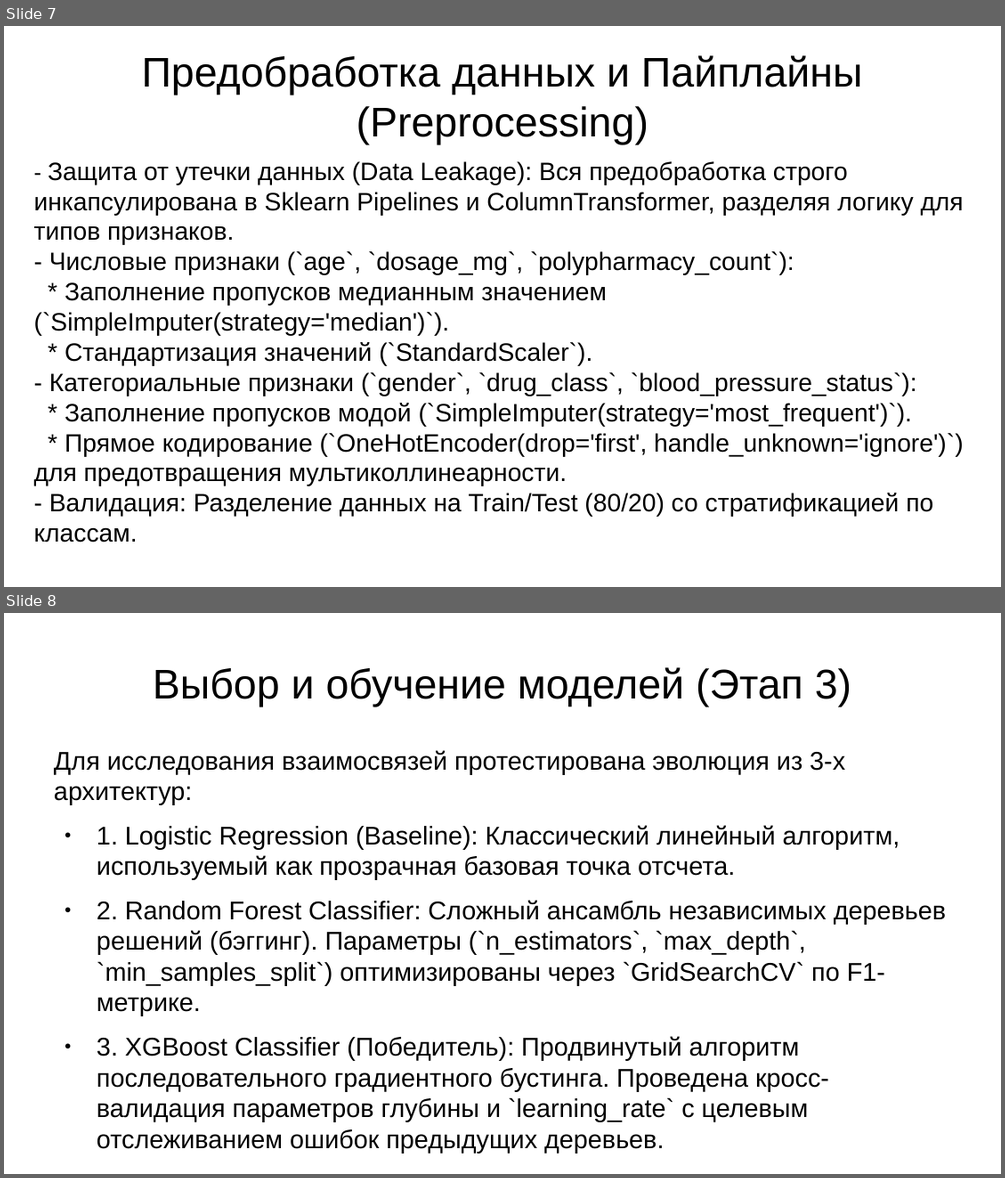
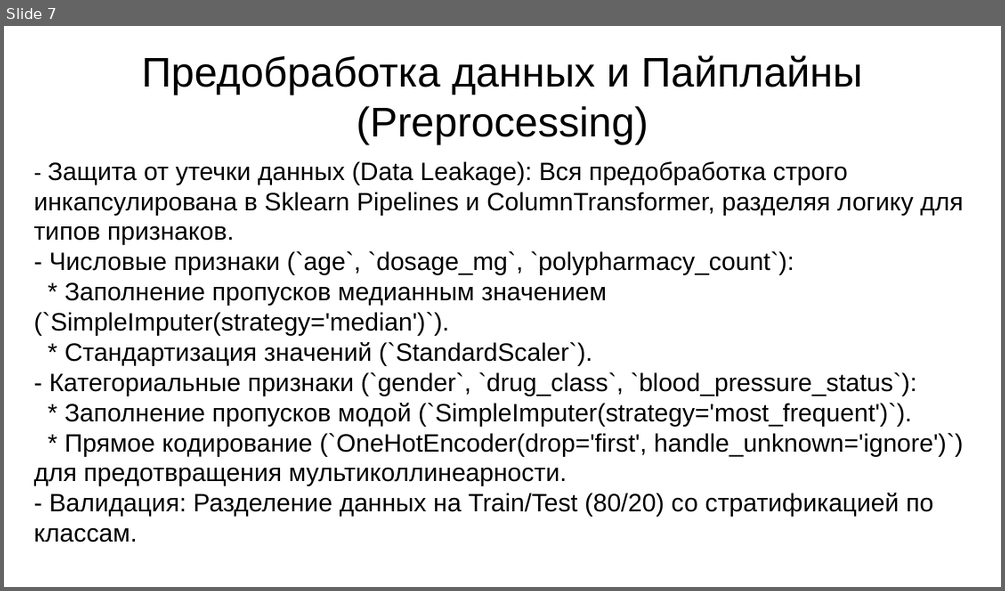
Before and after one commit to HakLuck/my-first-project, a slide deck: Презентация к проекту по DS.pptx. Shown one above the other, each under a label of ours: slides 7 and 8 before the commit, slide 7 after it. The pictures are 1005x1178 and 1005x591 pixels, drawn with LibreOffice and Linux fonts; fonts in the diff are those of the drawing; background and template pictures are left out. Boxes give left, top, right and bottom in pixels: in the first picture for what was removed or moved away, otherwise in the second. Text is boxed around its words. In the diff, an @@ line names an element or a change of style, - is before the commit and + after.

```diff
--- a/Презентация к проекту по DS.pptx
+++ b/Презентация к проекту по DS.pptx
@@ slide 8 removed at <box>4,613,1001,1174</box>, background picture (left out) @@
@@ title removed at <box>153,667,851,706</box> @@
-Выбор и обучение моделей (Этап 3)
@@ text removed at <box>54,750,946,1152</box> @@
-Для исследования взаимосвязей протестирована эволюция из 3-х архитектур:
-● 1. Logistic Regression (Baseline): Классический линейный алгоритм, используемый как прозрачная базовая точка отсчета.
-● 2. Random Forest Classifier: Сложный ансамбль независимых деревьев решений (бэггинг). Параметры (`n_estimators`, `max_depth`, `min_samples_split`) оптимизированы через `GridSearchCV` по F1-метрике.
-● 3. XGBoost Classifier (Победитель): Продвинутый алгоритм последовательного градиентного бустинга. Проведена кросс-валидация параметров глубины и `learning_rate` с целевым отслеживанием ошибок предыдущих деревьев.
```
Also in this commit, not shown: 4 slides changed, 3 slides added, 3 other slides removed, 1 other file.
